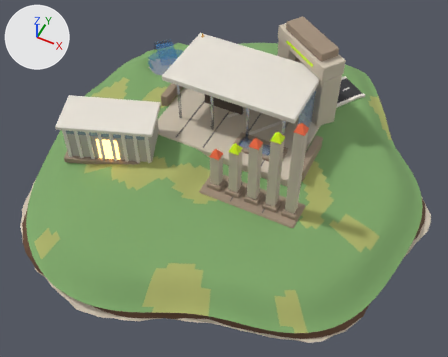
Renders of the Blender file assets-src/blender/islands/resume.blend from each side of a commit.
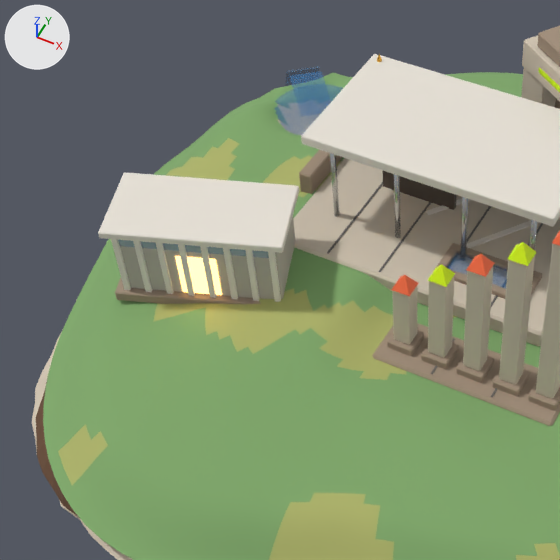
There are two pictures of each version: one whole from a 50 mm camera at (7.67, -15.73, 17.95) aimed at (-0.11, -0.16, -1.52), one close up on the part from 1% to 66% of the width and 1% to 84% of the height. Arrows for +X, +Y and +Z are at upper left; the lights stay in place. The older version's two pictures come first.

In view in the first close-up: 'buildings', 'foundation', 'landmarks', 'props', 'terrain', 'water_pond0' and 3 more.
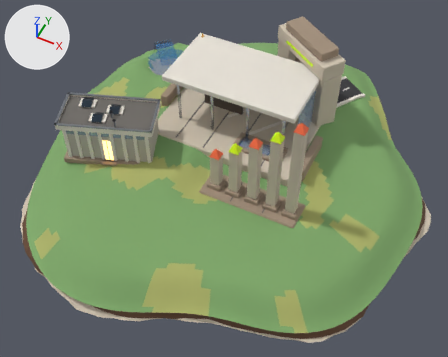
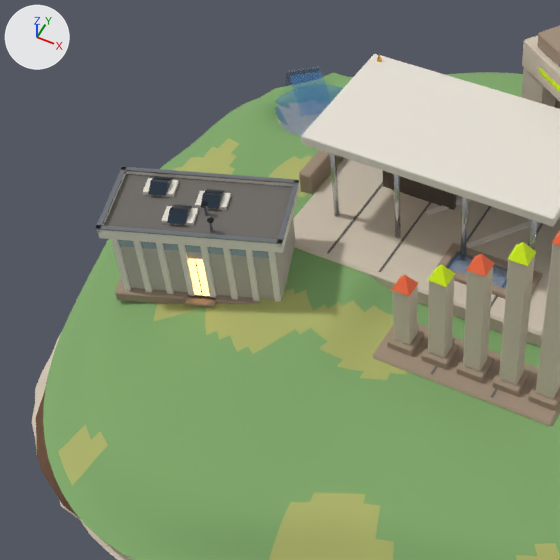
The change, as a list of edits to the scene's bpy script:
```text
Change me_props:
    remove me_props.from_pydata(...)  # 180 vertices, 168 faces; spans x -5.16..3.22, y -3.51..5.28, z 0.49..2.07
    add me_props.from_pydata(...)  # 326 vertices, 271 faces; spans x -5.92..3.22, y -3.68..5.28, z 0.49..2.55
    me_props part 1: the loose piece of 8 vertices spanning x -3.91..-3.77, y -3.06..-2.94, z 0.57..2.07 is copied, and the copy is scaled about its middle by (5.17, 5.23, 0.0533), then moved by (-0.26, 0.4, 0.95); it spans x -4.46..-3.74, y -2.9..-2.29, z 2.23..2.31
    me_props part 2: the loose piece of 8 vertices spanning x -4.75..-4.61, y -3.36..-3.24, z 0.57..2.07 is copied, and the copy is scaled about its middle by (5.17, 5.23, 0.0533), then moved by (-0.24, 1.23, 0.95); it spans x -5.28..-4.55, y -2.38..-1.77, z 2.23..2.31
    me_props part 3: the loose piece of 8 vertices spanning x -3.91..-3.77, y -3.06..-2.94, z 0.57..2.07 is copied, and the copy is scaled about its middle by (5.17, 5.23, 0.0533), then moved by (0.07, 1.07, 0.95); it spans x -4.14..-3.41, y -2.23..-1.62, z 2.23..2.31
    me_props part 4: the loose piece of 8 vertices spanning x -4.02..-3.26, y -3.07..-2.76, z 0.62..1.62 is scaled about its middle by (-0.0186, 0.137, 1), then moved by (0.0, -0.01, -0.05), in mat_m_ink (black #171717)
    me_props part 5: 58 vertices added at x -5.92..-1.88, y -3.68..-0.72, z 2.23..2.43
    other edits to the shape of me_props do not show in these pictures
    remove me_props.materials.append(mat_m_emit_warm)  # orange #ffc979, glowing orange #ffc979
    add me_props.materials.append(mat_m_concrete_dark)  # dark grey #6e6a65
    add me_props.materials.append(mat_m_ink)  # black #171717
    add me_props.materials.append(mat_m_metal)  # grey #8c9198
    add me_props.materials.append(mat_m_metal_dark)  # black #26262a
    add me_props.materials.append(mat_m_window)  # dark blue #2f3d4a
Change me_buildings:
    remove me_buildings.from_pydata(...)  # 768 vertices, 736 faces; spans x -5.89..3.83, y -3.66..3.28, z 0.32..4.5
    add me_buildings.from_pydata(...)  # 832 vertices, 792 faces; spans x -5.9..3.83, y -3.66..3.28, z 0.32..4.5
    me_buildings part 6: the loose piece of 24 vertices spanning x -5.7..-2.1, y -3.46..-0.94, z 0.57..2.07 is copied, and the copy is scaled about its middle by (0.179, 0.18, 0.0318), then moved by (0.31, -0.84, -0.78), in mat_m_stone_mid (beige #a28f7b); it spans x -3.92..-3.27, y -3.27..-2.81, z 0.51..0.57
    me_buildings part 7
    24 vertices are added at x -5.9..-1.9, y -3.66..-0.74, z 0.57..2.23
    16 new vertices lie (0.0, 0.0, 0.1) away from vertices in x -5.9..-1.9, y -3.66..-0.74, z 2.23
    24 new faces join them, mat_m_concrete_light (white #e8e2d7)
    6 new faces join them, mat_m_emit_warm (orange #ffc979, glowing orange #ffc979)
```

Location of each change, (x1, y1, x2, y2) in pixels of the close-ups (560 x 560 px; the box of a moved part takes in the faces that stretch with it):
'buildings', reshaped
    before: (98, 54, 560, 411)
    after: (97, 54, 560, 411)
'props', reshaped
    before: (111, 239, 281, 302)
    after: (95, 166, 300, 302)
part 1 of me_props, added
    after: (161, 206, 198, 226)
part 2 of me_props, added
    after: (143, 178, 179, 197)
part 3 of me_props, added
    after: (195, 191, 231, 210)
part 4 of me_props, moved or reshaped
    before: (175, 256, 222, 295)
    after: (195, 259, 203, 296)
part 5 of me_props, added
    after: (95, 166, 300, 244)
part 6 of me_buildings, added
    after: (185, 295, 216, 307)
part 7 of me_buildings, added
    after: (97, 171, 299, 296)
